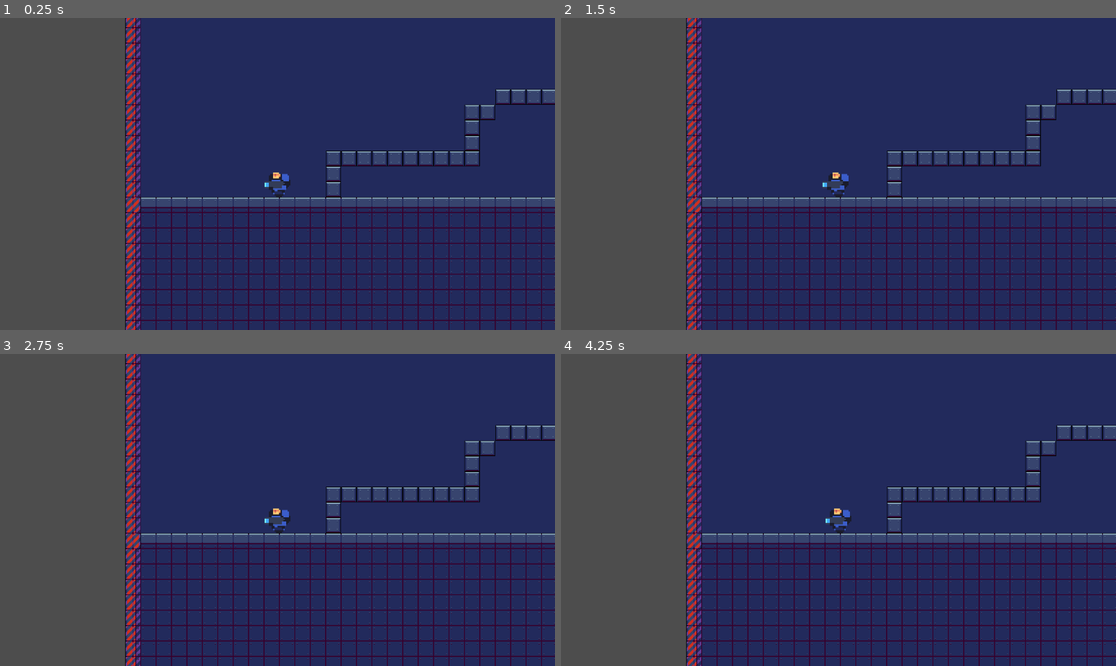
Above: before the commit, frames 1-4 (two rows, left to right).
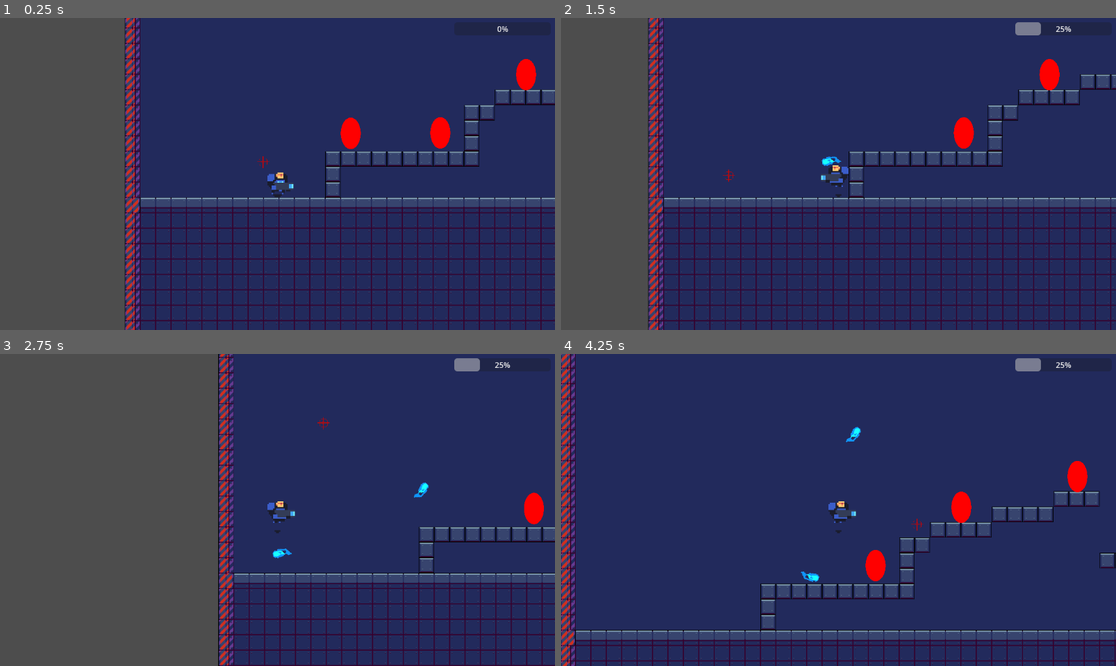
Above: after the commit, the same moments.

Repository: DeanSabbah/1501-Term
Game: Godot game, scene res://Scenes/main.tscn
The game is run twice, just before and just after one commit, with the same random seed, the same clock (stepped at 60 frames per second) and the same inputs.
Inputs (mouse positions are in pixels of both pictures, inside the frame that each line leads up to):
- Up to frame 1 (0.25 s): no input
- Up to frame 2 (1.5 s): move the mouse to (960, 158) at 0.52 s; hold D (right) from 0.53 s (still down); tap W (up) at 0.6, 0.77, 1.07, 1.35 s; click (960, 158) at 0.67 s; move the mouse to (727, 189) at 1.27 s; click (727, 189) at 1.42 s
- Up to frame 3 (2.75 s): tap W (up) at 1.52, 1.82, 2.1 s; move the mouse to (333, 441) at 2.02 s; release D (right) at 2.03 s; hold A (left) from 2.03 s (still down); click (333, 441) at 2.17 s
- Up to frame 4 (4.25 s): move the mouse to (810, 572) at 2.77 s; release A (left) at 2.78 s; hold D (right) from 2.78 s (still down); tap W (up) at 2.85, 3.02, 3.32, 3.6, 3.77, 4.07 s; click (810, 572) at 2.92 s; move the mouse to (1005, 556) at 3.52 s; click (1005, 556) at 3.67 s

The runs differ from the first frame. In frame 1, 5.2% of the frame differs, in the area x 22-100%, y 0-100%; in frame 2, 19%; in frame 3, 30%; in frame 4, 39%, in the area x 0-100%, y 0-100%.
Error before the commit: Parse Error: Preload file "res://Projectile.tscn" does not exist. (res://Characters/Player/player.gd:7)

Commit message:
Added leveling up + killing enemies + enemies
Co-authored-by: Yordan Slavchev <KarateMan89@users.noreply.github.com>
Co-authored-by: AndyLouisM <AndyLouisM@users.noreply.github.com>
Co-authored-by: Raympi <Raympi@users.noreply.github.com>

Diff:
--- a/Characters/Enemies/Enemy 1.gd
+++ b/Characters/Enemies/Enemy 1.gd
@@ -1 +1 @@
-extends Enemy
+extends Enemy;
--- a/Characters/Enemies/Enemy.gd
+++ b/Characters/Enemies/Enemy.gd
@@ -1 +1,71 @@
 class_name Enemy extends CharacterBody2D
+
+@onready var player = get_node("/root/Main/player")
+@onready var cooldownTimer = $Cooldown
+#@onready var animations = $AnimationPlayer
+
+@export var attackRange:int
+@export var viewRange:int
+@export var speed:int
+@export var maxHealth:int = 100
+@export var expDrop:int = 10
+@export var cooldown:float
+
+var health:int = maxHealth
+var inside:bool
+var inRange:bool
+
+func _ready():
+	$ViewRange/CollisionShape2D.shape.radius = viewRange
+	$AttackRange/CollisionShape2D.shape.radius = attackRange
+	cooldownTimer.wait_time = cooldown
+	health = maxHealth
+
+func attack(delta):
+	pass
+
+func on_death():
+	pass
+
+func _on_viewRange_body_entered(body:Node2D):
+	if body == player:
+		inside = true
+
+func _on_viewRange_body_exited(body:Node2D):
+	if body == player:
+		inside = false
+
+func _on_attack_range_body_entered(body:Node2D):
+	if body == player:
+		inRange = true
+
+func _on_attack_range_body_exited(body:Node2D):
+	if body == player:
+		inRange = false
+
+func _physics_process(delta):
+	if cooldownTimer.is_stopped() and inRange:
+		attack(delta)
+	else:
+		pass
+
+func _on_hit_box_area_entered(area):
+	if area is Projectile:
+		print("AREA DAMAGE: ", area.damage)
+		take_damage(area.damage)
+		area.queue_free()
+
+func take_damage(amount: int):
+	health -= amount
+	print("ENEMY HEALTH: ", health)
+	if (health <= 0):
+		die()
+
+
+func die():
+	#PLAY SOME ANIMATION BEFORE DYING .. ?
+	player.give_xp()
+
+
+	# deletes the enemy
+	queue_free()
--- /dev/null
+++ b/Characters/Enemies/enemy_1.tscn
@@ -0,0 +1,51 @@
+[gd_scene load_steps=6 format=3 uid="uid://ckiadpp57mdd"]
+
+[ext_resource type="Script" path="res://Characters/Enemies/enemy 1.gd" id="1_jv4dg"]
+[ext_resource type="Texture2D" uid="uid://bev16cqp8a4sv" path="res://assests/temp prototpye/Totaly an enemy.png" id="1_pc6ts"]
+
+[sub_resource type="CircleShape2D" id="CircleShape2D_gs0i5"]
+
+[sub_resource type="CircleShape2D" id="CircleShape2D_ys0pc"]
+
+[sub_resource type="CircleShape2D" id="CircleShape2D_h5u0i"]
+radius = 72.0
+
+[node name="Enemy 1" type="CharacterBody2D"]
+scale = Vector2(0.289534, 0.457738)
+script = ExtResource("1_jv4dg")
+attackRange = 70
+viewRange = 120
+speed = 50
+maxHealth = 10
+
+[node name="Sprite2D" type="Sprite2D" parent="."]
+scale = Vector2(0.1, 0.1)
+texture = ExtResource("1_pc6ts")
+
+[node name="Cooldown" type="Timer" parent="."]
+
+[node name="AttackRange" type="Area2D" parent="."]
+
+[node name="CollisionShape2D" type="CollisionShape2D" parent="AttackRange"]
+scale = Vector2(1.55261, 1)
+shape = SubResource("CircleShape2D_gs0i5")
+
+[node name="ViewRange" type="Area2D" parent="."]
+
+[node name="CollisionShape2D" type="CollisionShape2D" parent="ViewRange"]
+scale = Vector2(1.55261, 1)
+shape = SubResource("CircleShape2D_ys0pc")
+
+[node name="HitBox" type="Area2D" parent="."]
+
+[node name="HitBox" type="CollisionShape2D" parent="HitBox"]
+shape = SubResource("CircleShape2D_h5u0i")
+
+[node name="CollisionBox" type="CollisionShape2D" parent="."]
+shape = SubResource("CircleShape2D_h5u0i")
+
+[connection signal="body_entered" from="AttackRange" to="." method="_on_attack_range_body_entered"]
+[connection signal="body_exited" from="AttackRange" to="." method="_on_attack_range_body_exited"]
+[connection signal="body_entered" from="ViewRange" to="." method="_on_viewRange_body_entered"]
+[connection signal="body_exited" from="ViewRange" to="." method="_on_viewRange_body_exited"]
+[connection signal="area_entered" from="HitBox" to="." method="_on_hit_box_area_entered"]
--- a/Characters/Player/player.gd
+++ b/Characters/Player/player.gd
@@ -1,10 +1,24 @@
 extends CharacterBody2D
 
-@export var speed = 400
-@export var jump_strength = -500 # Adjusted for a more noticeable jump
+@export var speed:int
+@export var jump_strength:int # Adjusted for a more noticeable jump
+
 var gravity = 20
 var mouse_position = get_global_mouse_position()
-var projectileScene = preload("res://Projectile.tscn")
+var projectileScene = preload("res://Scenes/Weapons/Projectile.tscn")
+var xp:int = 0
+var level:int = 1
+var nextLevel:int = 50
+
+@onready var progress_bar = $Camera2D/HUD/ProgressBar
+
+signal leveled_up(nextLevel:int, xp:int)
+signal got_xp(xp:int)
+
+func _ready():
+	leveled_up.connect(progress_bar.level_up)
+	got_xp.connect(progress_bar.set_xp)
+	leveled_up.emit(level, nextLevel, xp)
 
 func _physics_process(delta):
 	var input_direction = Input.get_vector("left", "right", "up", "down")
@@ -56,12 +70,12 @@
 
 
 func _input(event):
-	var parent = get_parent()
+	var parent = get_node("/root/Main")
 	if event is InputEventMouseButton:
 		if (event.button_index == MOUSE_BUTTON_LEFT and event.pressed):
 			var projectile = projectileScene.instantiate()
+			projectile.damage = 10
 			parent.add_child(projectile)
-
 
 func get_player_position():
 	return position
@@ -69,16 +83,18 @@
 func get_player_velocity():
 	return velocity
 
-	# var mouse_location = get_parent().get_child(0).get_child(0).get_cursor_location()
 
-	# print("mouse position: ", mouse_location)
-	# print("player velocity: ", velocity)
- 	# print("player position: ", get_player_position())
+func give_xp():
+	xp += 25
+	print("PLAYER XP: ", xp)
+	got_xp.emit(xp)
+	while(xp >= nextLevel):
+		level_up()
 
- 	# var player_animation_2D = get_child(0)
-
- 	# if (mouse_location.x <= position.x):
- 	# 	player_animation_2D.play("idle_left")
- 	# else:
-	# 	player_animation_2D.play("idle_right")
-	# pass
+func level_up():
+	level += 1
+	nextLevel = ceil(nextLevel * 1.5)
+	print("YOU LEVELED UP TO: ", level)
+	print("NEXT LEVEL AT: ", nextLevel)
+	print("---------------------------")
+	leveled_up.emit(nextLevel, xp)
--- a/Characters/Player/player.tscn
+++ b/Characters/Player/player.tscn
@@ -1,10 +1,11 @@
-[gd_scene load_steps=25 format=3 uid="uid://tas2bojqxb7t"]
+[gd_scene load_steps=27 format=3 uid="uid://tas2bojqxb7t"]
 
 [ext_resource type="Script" path="res://Characters/Player/player.gd" id="1_4q1n4"]
 [ext_resource type="Texture2D" uid="uid://ddb8kp03rm1be" path="res://assests/players_blue_x1.png" id="1_uftsh"]
 [ext_resource type="Texture2D" uid="uid://c7j3u5biedk8f" path="res://assests/players_blue_x1_LEFT.png" id="3_v8uq1"]
 [ext_resource type="Script" path="res://Characters/Player/Camera2D.gd" id="4_nw101"]
 [ext_resource type="PackedScene" uid="uid://5gmboch00q36" path="res://Characters/Player/Crosshair.tscn" id="5_0b8xh"]
+[ext_resource type="PackedScene" uid="uid://bkymt1bsid8is" path="res://Scenes/HUD/hud.tscn" id="5_mkg5g"]
 
 [sub_resource type="AtlasTexture" id="AtlasTexture_mp4lt"]
 atlas = ExtResource("3_v8uq1")
@@ -155,22 +156,40 @@
 "speed": 5.0
 }]
 
+[sub_resource type="CapsuleShape2D" id="CapsuleShape2D_2obv0"]
+radius = 15.3766
+height = 30.7533
+
 [node name="Player" type="CharacterBody2D"]
 scale = Vector2(3, 3)
 script = ExtResource("1_4q1n4")
+speed = 400
+jump_strength = -500
 
 [node name="AnimatedSprite2D" type="AnimatedSprite2D" parent="."]
 texture_filter = 3
 sprite_frames = SubResource("SpriteFrames_f26lg")
 animation = &"walk_right"
 autoplay = "idle_left"
-frame_progress = 0.00294553
+frame = 4
 
-[node name="CollisionPolygon2D" type="CollisionPolygon2D" parent="."]
-polygon = PackedVector2Array(0, -1, 0, 0, -6, 0, -6, 1, -7, 1, -7, 8, -6, 8, -6, 9, -5, 9, -5, 10, -4, 10, -4, 14, 4, 14, 4, 13, 5, 13, 5, 11, 8, 11, 8, 10, 11, 10, 11, 5, 7, 5, 7, 1, 6, 1, 6, 0, 4, 0, 4, -1)
+[node name="CollisionBox" type="CollisionShape2D" parent="."]
+position = Vector2(0.333333, 6)
+scale = Vector2(0.433558, 0.662062)
+shape = SubResource("CapsuleShape2D_2obv0")
 
 [node name="Camera2D" type="Camera2D" parent="."]
 script = ExtResource("4_nw101")
 
+[node name="HUD" parent="Camera2D" instance=ExtResource("5_mkg5g")]
+
 [node name="Crosshair" parent="." instance=ExtResource("5_0b8xh")]
 scale = Vector2(-0.0615565, 0.0590391)
+
+[node name="HitBoxArea" type="Area2D" parent="."]
+position = Vector2(0.333333, 1.66667)
+
+[node name="Hitbox" type="CollisionShape2D" parent="HitBoxArea"]
+position = Vector2(0, 4.33333)
+scale = Vector2(0.433558, 0.662062)
+shape = SubResource("CapsuleShape2D_2obv0")
--- /dev/null
+++ b/Scenes/HUD/ProgressBar.gd
@@ -0,0 +1,15 @@
+extends ProgressBar
+
+func _ready():
+	value = 0
+	min_value = 0
+	max_value = 100
+
+
+func set_xp(xp:int):
+	value = xp
+
+func level_up(nextLevel:int, xp:int):
+	min_value = max_value
+	max_value = nextLevel
+	value = xp
--- /dev/null
+++ b/Scenes/HUD/hud.tscn
@@ -0,0 +1,16 @@
+[gd_scene load_steps=2 format=3 uid="uid://bkymt1bsid8is"]
+
+[ext_resource type="Script" path="res://Scenes/HUD/ProgressBar.gd" id="1_l3jpc"]
+
+[node name="HUD" type="CanvasLayer"]
+
+[node name="ProgressBar" type="ProgressBar" parent="."]
+anchors_preset = 1
+anchor_left = 1.0
+anchor_right = 1.0
+offset_left = -209.0
+offset_top = 9.0
+offset_right = -9.0
+offset_bottom = 36.0
+grow_horizontal = 0
+script = ExtResource("1_l3jpc")
--- a/Scenes/Industreal/industrial.tscn
+++ b/Scenes/Industreal/industrial.tscn
@@ -1003,4 +1003,4 @@
 layer_0/name = "Backgrounf"
 layer_0/tile_data = PackedInt32Array(0, 196690, 3, 65536, 196690, 4, 131072, 196690, 4, 196608, 196690, 4, 262144, 1966 …(49445 unchanged characters)…
 layer_1/name = "Ground"
-layer_1/tile_data = PackedInt32Array(2097153, 262226, 1, 216 …(12255 unchanged characters)… , 1376315, 393298, 2, 1376316, 393298, 2)
+layer_1/tile_data = PackedInt32Array(2097153, 262226, 1, 216 …(12255 unchanged characters)… , 1376315, 393298, 2, 1376316, 393298, 2, 1507365, 82, 7, 1507366, 82, 7, 1507367, 82, 7)
--- a/Scenes/Weapons/Projectile.gd
+++ b/Scenes/Weapons/Projectile.gd
@@ -1,15 +1,16 @@
-extends Area2D
+class_name Projectile extends Area2D
 
-var speed = 4000
+@export var speed:int = 4000
 var direction = Vector2.ZERO # Initialized to a zero vector
+var damage:int
 
 func _ready():
 	direction = get_parent().get_node("player/Crosshair").get_direction()
-	self.position = get_parent().get_node("player").get_player_position()
+	self.position = get_parent().get_node("player").position
+	self.rotation = direction.angle()
 
 func _process(delta):
 	self.position += direction * speed * delta
 
-
 func _on_visible_on_screen_notifier_2d_screen_exited():
 	queue_free()
--- a/Scenes/Weapons/Projectile.tscn
+++ b/Scenes/Weapons/Projectile.tscn
@@ -1,10 +1,15 @@
-[gd_scene load_steps=3 format=3 uid="uid://66yk01njaenm"]
+[gd_scene load_steps=4 format=3 uid="uid://66yk01njaenm"]
 
 [ext_resource type="Script" path="res://Scenes/Weapons/Projectile.gd" id="1_78fbu"]
 [ext_resource type="Texture2D" uid="uid://b75qglv54j16o" path="res://assests/image-removebg-preview (1).png" id="2_kari7"]
 
+[sub_resource type="CapsuleShape2D" id="CapsuleShape2D_1tyln"]
+radius = 9.0
+height = 28.0
+
 [node name="Projectile" type="Area2D"]
 script = ExtResource("1_78fbu")
+speed = 200
 
 [node name="Sprite2D" type="Sprite2D" parent="."]
 texture_filter = 1
@@ -12,9 +17,13 @@
 scale = Vector2(0.183, 0.2)
 texture = ExtResource("2_kari7")
 
-[node name="CollisionPolygon2D" type="CollisionPolygon2D" parent="."]
-polygon = PackedVector2Array(8, -5, -6, -5, -20, -5, -22, -2, -22, 5, -19, 8, -17, 9, -7, 9, 0, 7, 4, 4, 8, 3)
+[node name="VisibleOnScreenNotifier2D" type="VisibleOnScreenNotifier2D" parent="."]
+position = Vector2(1, 0)
+scale = Vector2(2, 1)
 
-[node name="VisibleOnScreenNotifier2D" type="VisibleOnScreenNotifier2D" parent="."]
+[node name="CollisionShape2D" type="CollisionShape2D" parent="."]
+position = Vector2(8, 0)
+rotation = 1.5708
+shape = SubResource("CapsuleShape2D_1tyln")
 
 [connection signal="screen_exited" from="VisibleOnScreenNotifier2D" to="." method="_on_visible_on_screen_notifier_2d_screen_exited"]
--- a/Scenes/main.tscn
+++ b/Scenes/main.tscn
@@ -1,8 +1,9 @@
-[gd_scene load_steps=4 format=3 uid="uid://d2nqgkuy516bs"]
+[gd_scene load_steps=5 format=3 uid="uid://d2nqgkuy516bs"]
 
 [ext_resource type="PackedScene" uid="uid://tas2bojqxb7t" path="res://Characters/Player/player.tscn" id="1_ckd8x"]
 [ext_resource type="PackedScene" uid="uid://daldw1xjcaax0" path="res://Scenes/Industreal/industrial.tscn" id="2_7u5y1"]
 [ext_resource type="PackedScene" uid="uid://u1k6e3tmgfm1" path="res://Scenes/Exclusion/exclusion.tscn" id="3_k1ohe"]
+[ext_resource type="PackedScene" uid="uid://ckiadpp57mdd" path="res://Characters/Enemies/enemy_1.tscn" id="4_tcces"]
 
 [node name="Main" type="Node2D"]
 
@@ -15,3 +16,27 @@
 visibility_layer = 5
 z_index = 3
 position = Vector2(316, 944)
+
+[node name="Enemy 1" parent="." instance=ExtResource("4_tcces")]
+position = Vector2(655, 858)
+
+[node name="Enemy 2" parent="." instance=ExtResource("4_tcces")]
+position = Vector2(833, 737)
+
+[node name="Enemy 3" parent="." instance=ExtResource("4_tcces")]
+position = Vector2(1193, 804)
+
+[node name="Enemy 4" parent="." instance=ExtResource("4_tcces")]
+position = Vector2(1074, 673)
+
+[node name="Enemy 5" parent="." instance=ExtResource("4_tcces")]
+position = Vector2(469, 859)
+
+[node name="Enemy 6" parent="." instance=ExtResource("4_tcces")]
+position = Vector2(1293, 799)
+
+[node name="Enemy 7" parent="." instance=ExtResource("4_tcces")]
+position = Vector2(1472, 729)
+
+[node name="Enemy 8" parent="." instance=ExtResource("4_tcces")]
+position = Vector2(1469, 859)
Binary file added: assests/temp prototpye/Totaly an enemy.png
